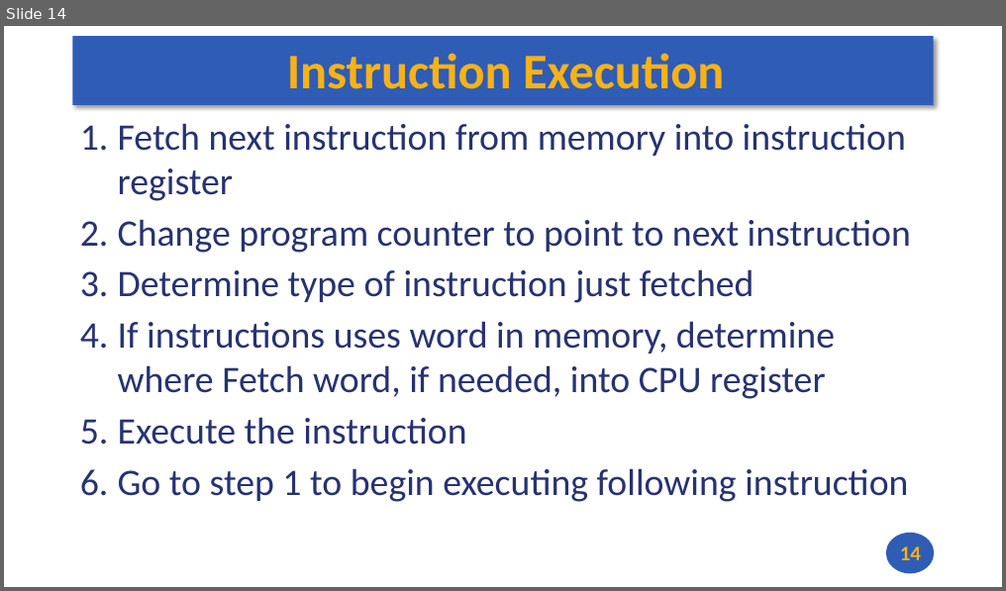
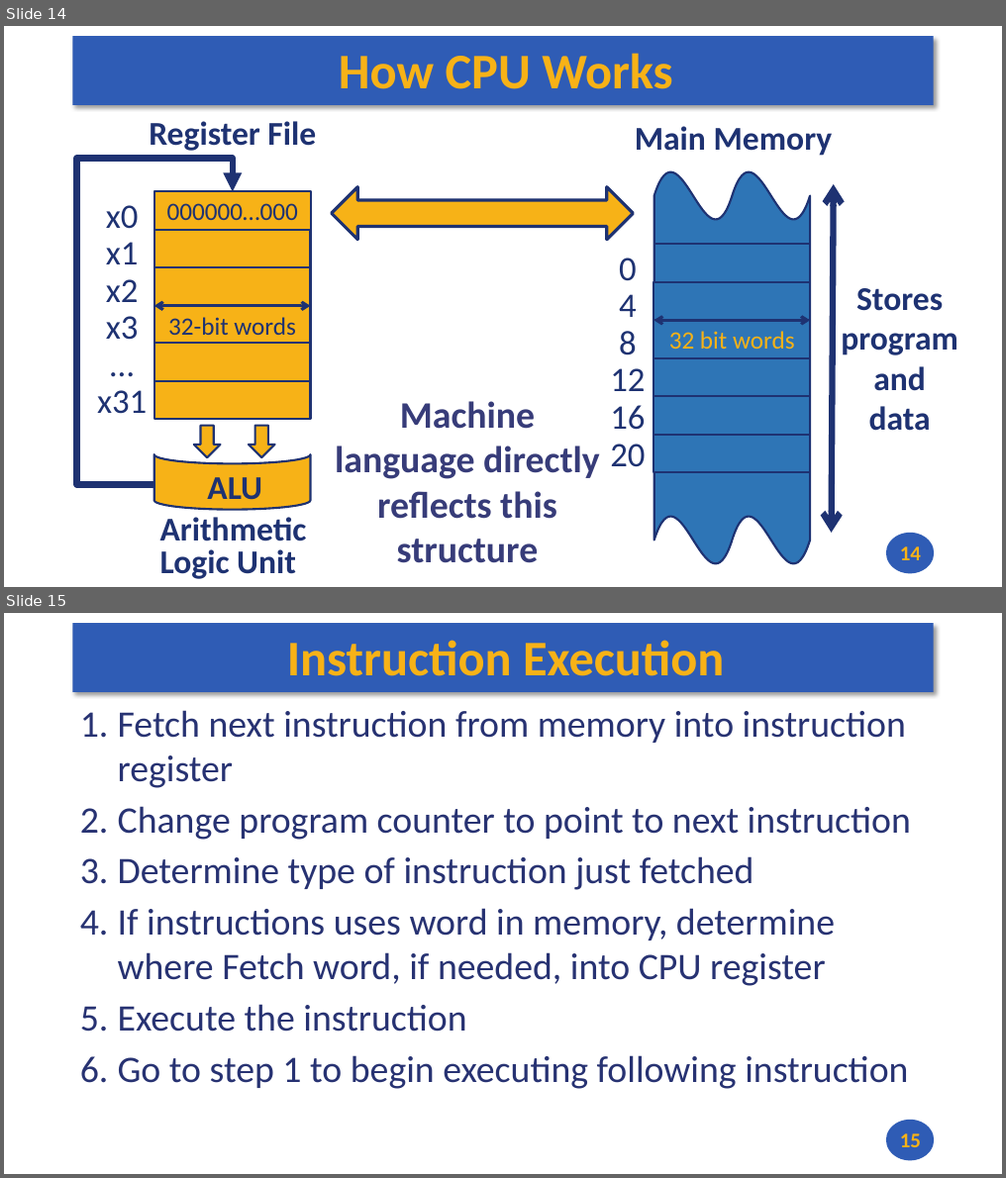
Before and after one commit to andrewt0301/hse-acos-course, a slide deck: docs/part1ca/03_CPU/CA_Lecture_03.pptx. Shown one above the other, each under a label of ours: slide 14 before the commit, slides 14 and 15 after it. The pictures are 1006x591 and 1006x1178 pixels, drawn with LibreOffice and Linux fonts; fonts in the diff are those of the drawing. Boxes give left, top, right and bottom in pixels: in the first picture for what was removed or moved away, otherwise in the second. Text is boxed around its words. In the diff, an @@ line names an element or a change of style, - is before the commit and + after.

```diff
--- a/docs/part1ca/03_CPU/CA_Lecture_03.pptx
+++ b/docs/part1ca/03_CPU/CA_Lecture_03.pptx
@@ slide 14 added at (x1=4, y1=26, x2=1002, y2=587), background #FFFFFF; not listed: 2 template elements that a slide beside it also shows @@
@@ title added at (x1=339, y1=53, x2=673, y2=89), 48 pt, text #F7B217, bold @@
+How CPU Works
@@ text added at (x1=149, y1=121, x2=316, y2=151), 32 pt, text #1E3272, bold @@
+Register File
@@ rectangle added at (x1=621, y1=115, x2=841, y2=160), fill #FFFFFF, 32 pt, text #1E3272, bold @@
+Main Memory
@@ elbow arrow added from (154, 487) to (233, 191), #1E3272 6 pt @@
@@ double wave added at (x1=654, y1=172, x2=810, y2=565), fill #2E75B6, outline #1E3272 2 pt @@
@@ rectangle added at (x1=154, y1=191, x2=311, y2=230), fill #F7B217, outline #1E3272 2 pt, 24 pt, text #1E3272 @@
+000000…000
@@ left right arrow added at (x1=331, y1=187, x2=633, y2=240), fill #F7B217, outline #1E3272 3 pt @@
@@ double arrow added from (834, 184) to (832, 533), #1E3272 6 pt @@
@@ text added at (x1=97, y1=205, x2=147, y2=414), 33.1 pt, text #1E3272 @@
+x0
+x1
+x2
+x3
+…
+x31
@@ rectangle added at (x1=154, y1=230, x2=311, y2=268), fill #F7B217, outline #1E3272 2 pt @@
@@ text added at (x1=610, y1=258, x2=645, y2=468), 33.1 pt, text #1E3272 @@
+0
+4
+8
+12
+16
+20
@@ rectangle added at (x1=654, y1=244, x2=811, y2=282), fill #2E75B6, outline #1E3272 2 pt @@
@@ rectangle added at (x1=154, y1=268, x2=311, y2=306), fill #F7B217, outline #1E3272 2 pt @@
@@ rectangle added at (x1=653, y1=282, x2=810, y2=320), fill #2E75B6, outline #1E3272 2 pt @@
@@ text added at (x1=841, y1=288, x2=958, y2=431), 32 pt, text #1E3272, bold @@
+Stores program and data
@@ rectangle added at (x1=154, y1=306, x2=311, y2=344), fill #F7B217, outline #1E3272 2 pt, 24 pt, text #1E3272 @@
+32-bit words
@@ double arrow added from (154, 306) to (310, 306), #1E3272 2.75 pt @@
@@ rectangle added at (x1=653, y1=320, x2=810, y2=359), fill #2E75B6, outline #1E3272 2 pt, 24 pt, text #F7B217 @@
+32 bit words
@@ double arrow added from (653, 320) to (810, 320), #1E3272 2.75 pt @@
@@ rectangle added at (x1=154, y1=344, x2=311, y2=381), fill #F7B217, outline #1E3272 2 pt @@
@@ rectangle added at (x1=154, y1=381, x2=311, y2=420), fill #F7B217, outline #1E3272 2 pt @@
@@ rectangle added at (x1=653, y1=359, x2=810, y2=396), fill #2E75B6, outline #1E3272 2 pt @@
@@ text added at (x1=335, y1=401, x2=600, y2=564), 36 pt, text #373C79, bold @@
+Machine language directly
+reflects this structure
@@ rectangle added at (x1=653, y1=396, x2=810, y2=435), fill #2E75B6, outline #1E3272 2 pt @@
@@ down arrow added at (x1=194, y1=426, x2=221, y2=458), fill #F7B217, outline #1E3272 2 pt @@
@@ down arrow added at (x1=249, y1=426, x2=275, y2=458), fill #F7B217, outline #1E3272 2 pt @@
@@ rectangle added at (x1=653, y1=435, x2=810, y2=472), fill #2E75B6, outline #1E3272 2 pt @@
@@ flow chart online storage added at (x1=153, y1=455, x2=310, y2=509), fill #F7B217, outline #1E3272 2 pt @@
@@ text added at (x1=207, y1=477, x2=262, y2=500), 32 pt, text #1E3272, bold @@
+ALU
@@ rectangle added at (x1=154, y1=526, x2=320, y2=571), fill #FFFFFF, 32 pt, text #1E3272, bold @@
+Arithmetic
+Logic Unit
@@ page number added at (x1=900, y1=547, x2=921, y2=561), 20 pt, text #F7B217, bold @@
+14
@@ what was slide 14 is now slide 15 @@
@@ page number at (x1=900, y1=1134, x2=921, y2=1148): text changed @@
-14
+15
```
Also in this commit, not shown: 3 other slides added, 2 other files.
